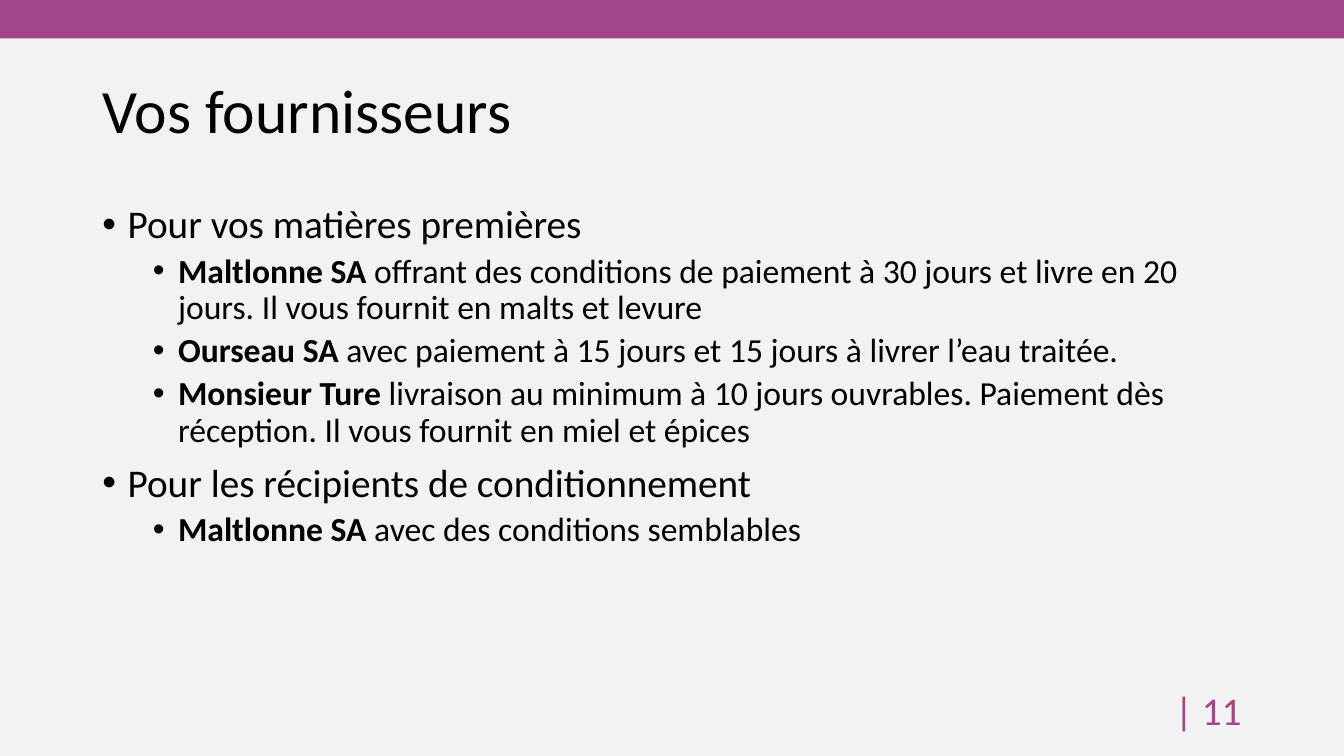
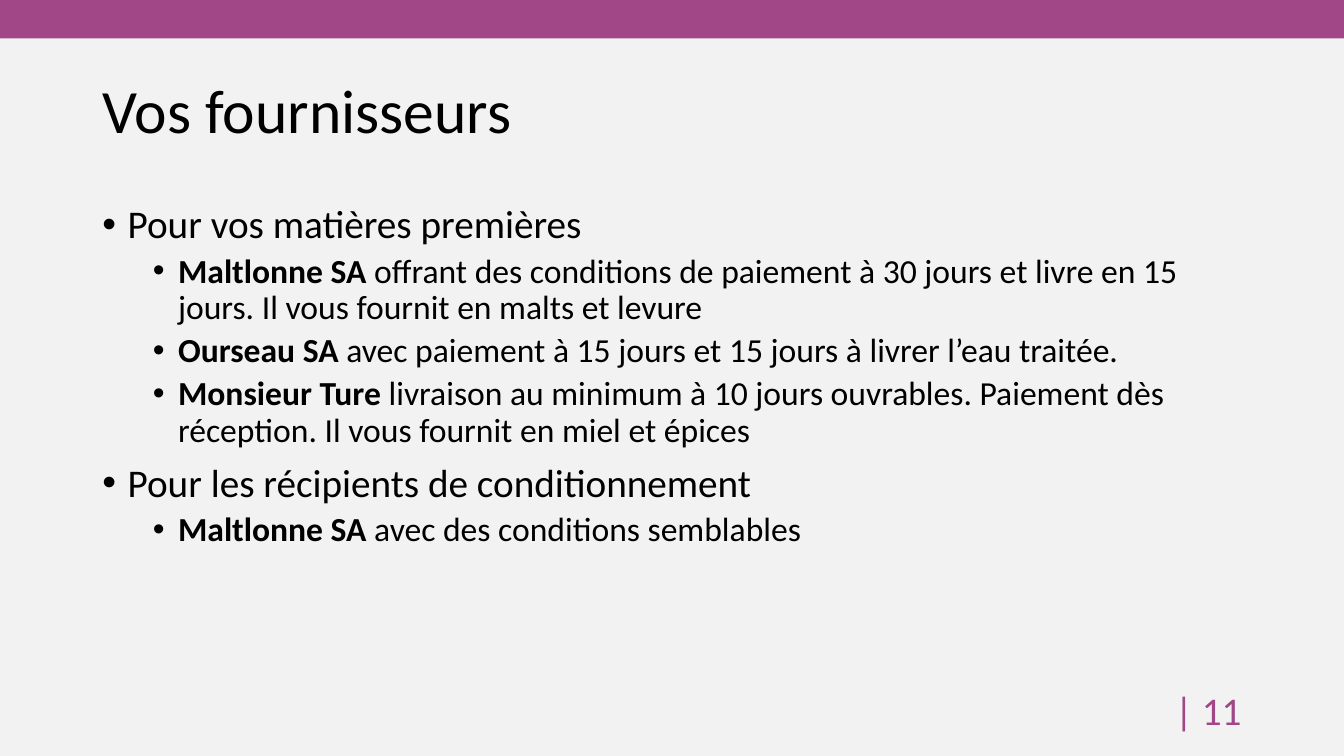
Before and after one commit to HEG-Arc/odoosim, a slide deck: slide 12 of BreweryAndCo.pptx. Drawn at 1344x756 pixels with LibreOffice and Linux fonts; fonts in the diff are those of the drawing; background and template pictures are left out. Boxes give left, top, right and bottom in pixels: in the first picture for what was removed or moved away, otherwise in the second. Text is boxed around its words. In the diff, an @@ line names an element or a change of style, - is before the commit and + after.

```diff
--- a/BreweryAndCo.pptx
+++ b/BreweryAndCo.pptx
@@ text at [178, 259, 1177, 325]: text changed @@
-  • Maltlonne SA offrant des conditions de paiement à 30 jours et livre en 20 jours. Il vous fournit en malts et levure
+  • Maltlonne SA offrant des conditions de paiement à 30 jours et livre en 15 jours. Il vous fournit en malts et levure
```
Also in this commit, not shown: 4 other slides changed, 20 other files.
